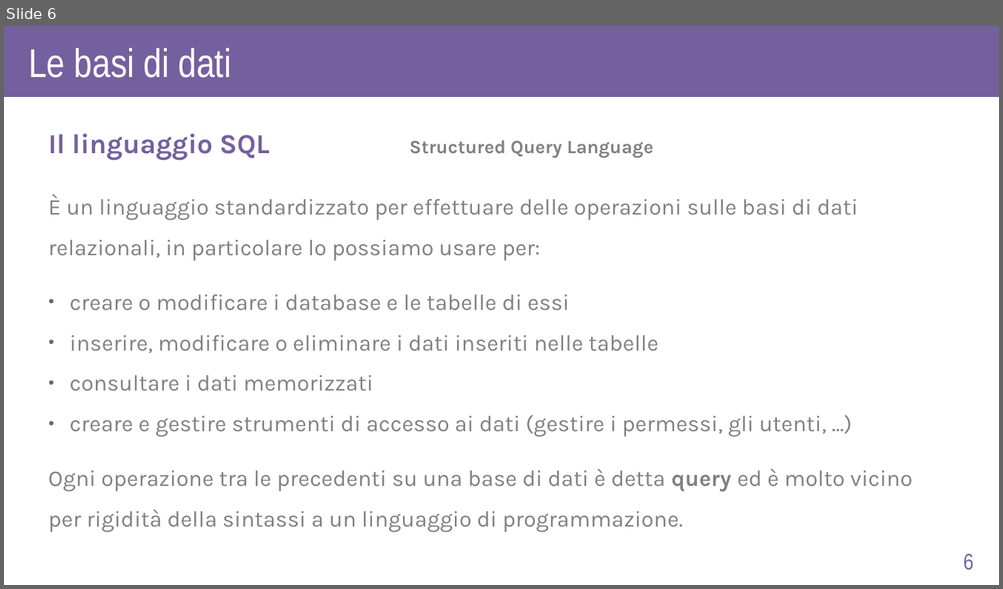
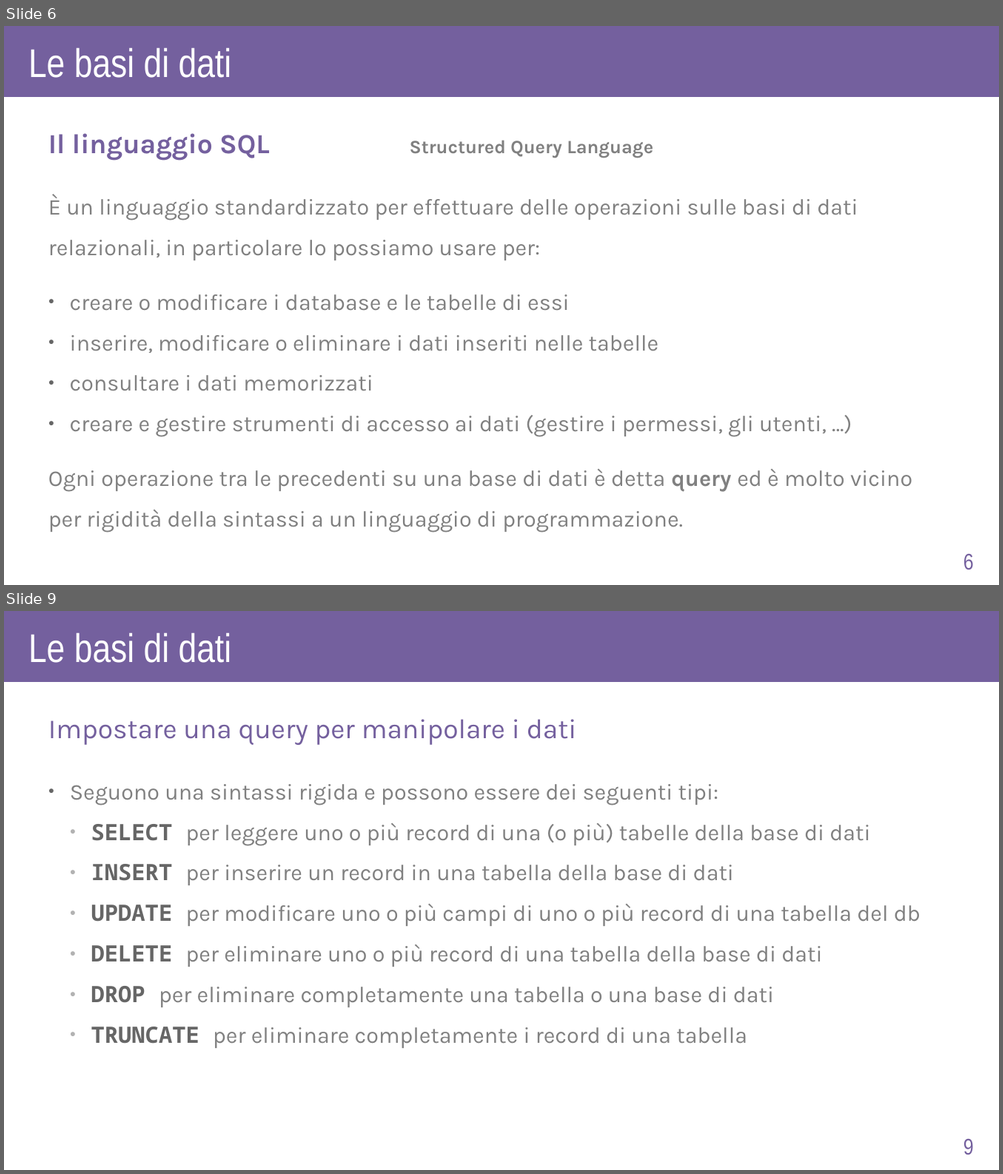
Before and after one commit to AlexF1789/corsoPHP, a slide deck: slide_odp/lez6.odp. Shown one above the other, each under a label of ours: slide 6 before the commit, slides 6 and 9 after it; the slides between them are not shown. The pictures are 1003x589 and 1003x1174 pixels, drawn with LibreOffice and Linux fonts; fonts in the diff are those of the drawing. Boxes give left, top, right and bottom in pixels: in the first picture for what was removed or moved away, otherwise in the second. Text is boxed around its words. In the diff, an @@ line names an element or a change of style, - is before the commit and + after.

```diff
--- a/slide_odp/lez6.odp
+++ b/slide_odp/lez6.odp
@@ slide 9 added at box(4, 611, 999, 1170), background #FFFFFF @@
@@ rectangle added at box(4, 611, 999, 682), fill #74609E @@
@@ text added at box(28, 632, 232, 663), 32 pt, text #FFFFFF @@
+Le basi di dati
@@ text added at box(48, 719, 577, 745), 22 pt, text #74609E @@
+Impostare una query per manipolare i dati
@@ text added at box(70, 784, 920, 1048), 18 pt, text #808080 @@
+● Seguono una sintassi rigida e possono essere dei seguenti tipi:
+  ● SELECT per leggere uno o più record di una (o più) tabelle della base di dati
+  ● INSERT per inserire un record in una tabella della base di dati
+  ● UPDATE per modificare uno o più campi di uno o più record di una tabella del db
+  ● DELETE per eliminare uno o più record di una tabella della base di dati
+  ● DROP per eliminare completamente una tabella o una base di dati
+  ● TRUNCATE per eliminare completamente i record di una tabella
@@ page number added at box(963, 1139, 973, 1156), 18 pt, text #74609E @@
+9
```
Also in this commit, not shown: 1 slide changed, 12 other slides added, 2 slides removed.
